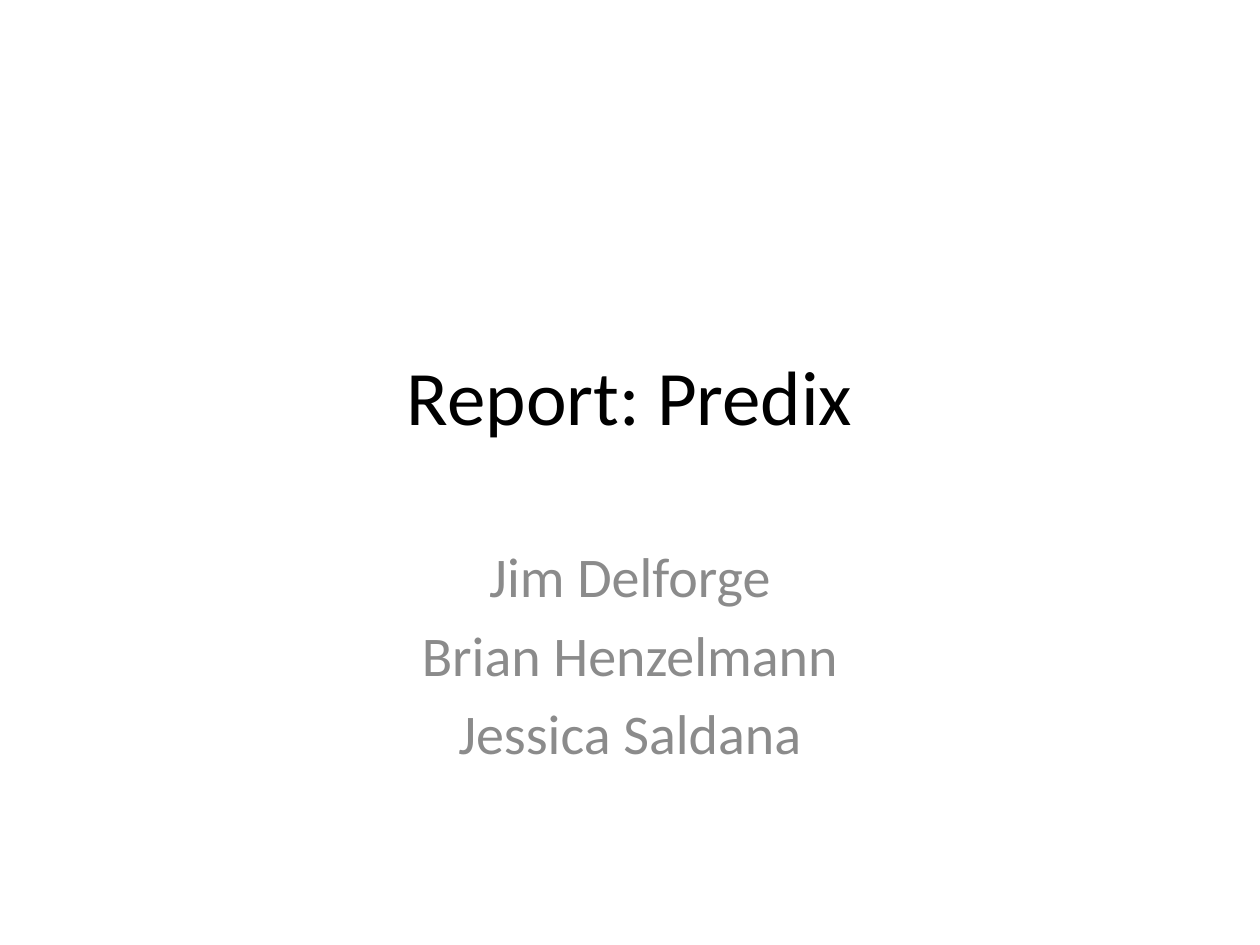
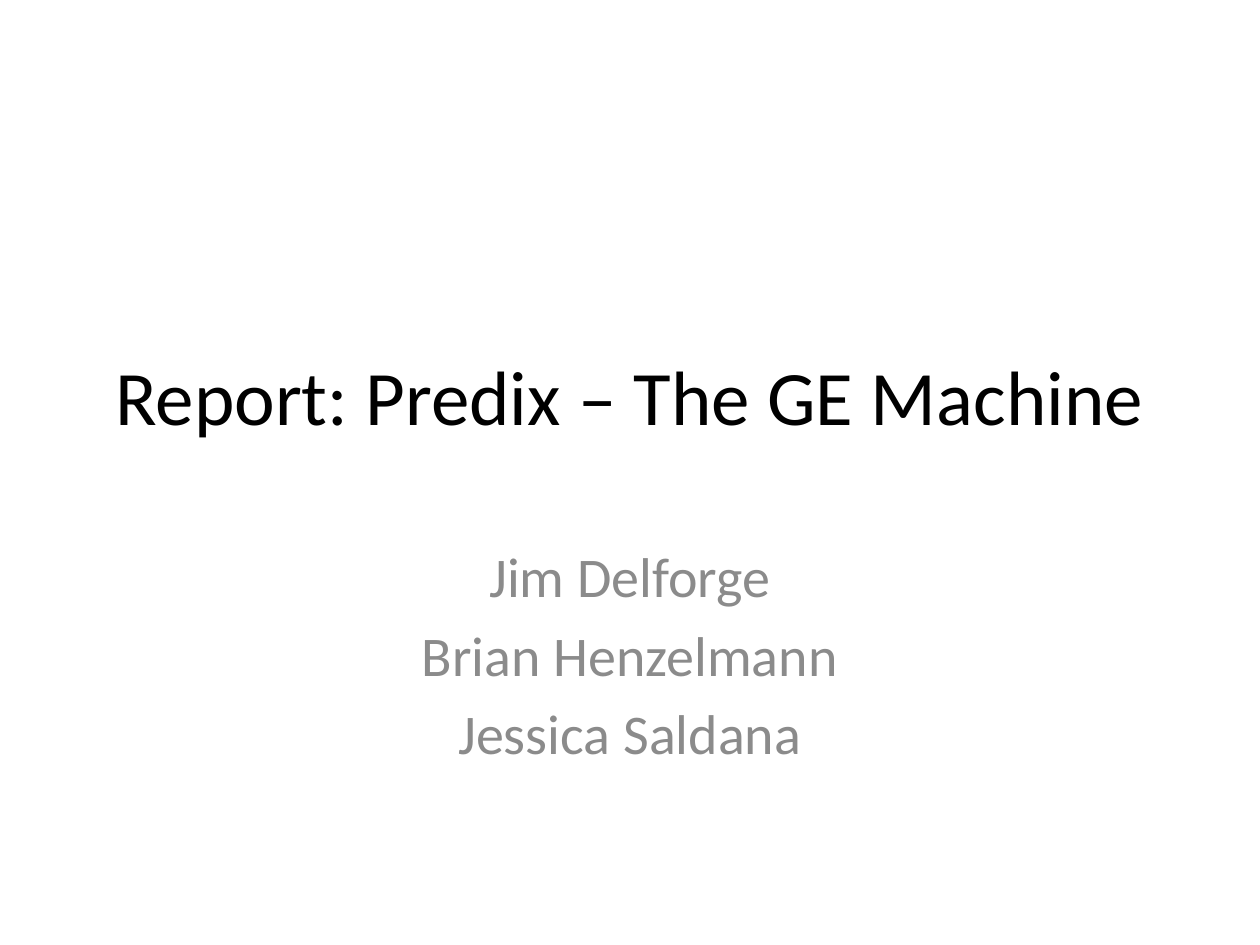
Before and after one commit to futuresystems-courses/465-jessyshmukums, a slide deck: slide 1 of presentation/predixPresentation_jesaldan_JimDelforge_BrianHenzelmann.pptx. Drawn at 1260x945 pixels with LibreOffice and Linux fonts; fonts in the diff are those of the drawing. Boxes give left, top, right and bottom in pixels: in the first picture for what was removed or moved away, otherwise in the second. Text is boxed around its words. In the diff, an @@ line names an element or a change of style, - is before the commit and + after.

Commit message:
Updating presentation Ver 2

```diff
--- a/presentation/predixPresentation_jesaldan_JimDelforge_BrianHenzelmann.pptx
+++ b/presentation/predixPresentation_jesaldan_JimDelforge_BrianHenzelmann.pptx
@@ title at bbox=[115, 371, 1143, 438]: text changed @@
-Report: Predix
+Report: Predix – The GE Machine
```
Also in this commit, not shown: 4 slides added, 3 slides removed, 1 other file.
